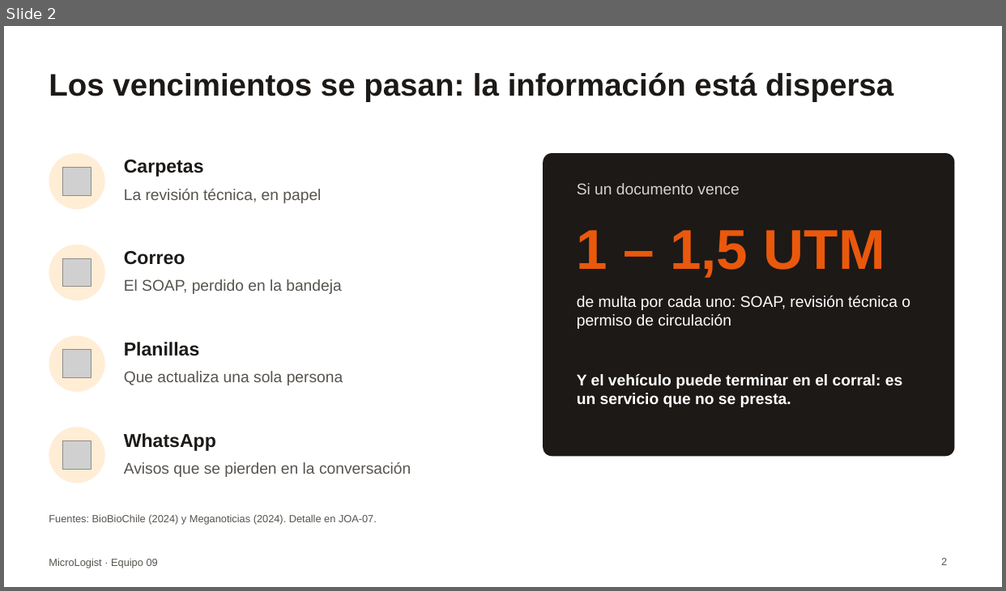
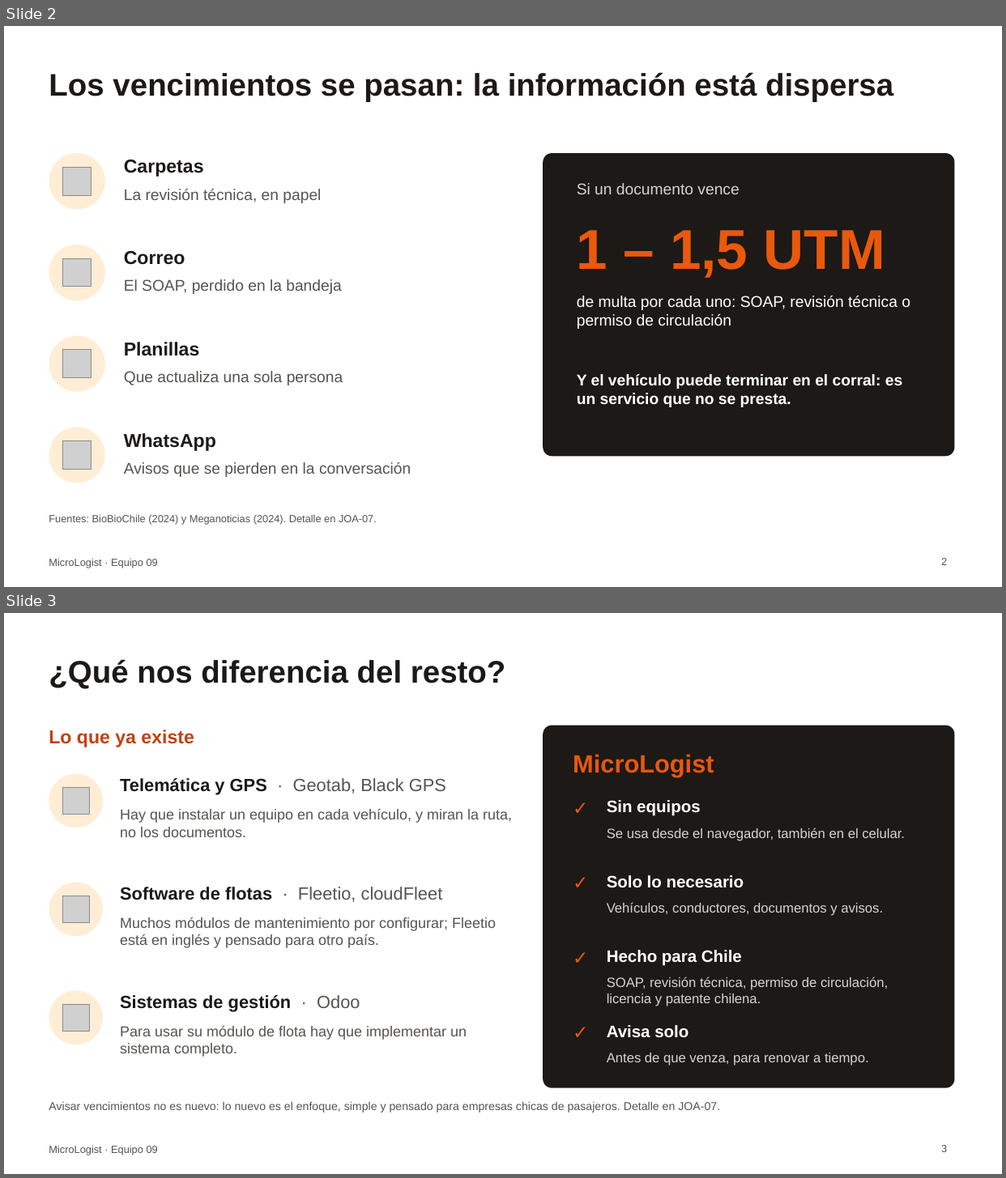
Before and after one commit to josemarcelovg/capstone-2026-002D-equipo09, a slide deck: Fase 2/Evidencias Grupales/Presentación Proyecto.pptx. Shown one above the other, each under a label of ours: slide 2 before the commit, slides 2 and 3 after it. The pictures are 1006x591 and 1006x1178 pixels, drawn with LibreOffice and Linux fonts; fonts in the diff are those of the drawing; grey boxes stand for pictures. Boxes give left, top, right and bottom in pixels: in the first picture for what was removed or moved away, otherwise in the second. Text is boxed around its words. In the diff, an @@ line names an element or a change of style, - is before the commit and + after.

Commit message:
Presentación y JOA-19: diapositiva «¿Qué nos diferencia del resto?» y tiempos ajustados

```diff
--- a/Fase 2/Evidencias Grupales/Presentación Proyecto.pptx
+++ b/Fase 2/Evidencias Grupales/Presentación Proyecto.pptx
@@ slide 3 added at (4, 613, 1002, 1174), background #FFFFFF; not listed: 1 template element that a slide beside it also shows @@
@@ title added at (49, 659, 506, 689), 30 pt, text #1C1917, bold @@
+¿Qué nos diferencia del resto?
@@ text added at (49, 730, 194, 747), 18 pt, text #C2410C, bold @@
+Lo que ya existe
@@ rounded rectangle added at (543, 726, 955, 1088), fill #1C1917 @@
@@ text added at (573, 754, 714, 777), 24 pt, text #EA580C, bold @@
+MicroLogist
@@ ellipse added at (49, 774, 103, 828), fill #FFEDD5 @@
@@ text added at (120, 778, 446, 795), 17 pt, text #57534E @@
+Telemática y GPS · Geotab, Black GPS
@@ picture added at (62, 787, 89, 815) @@
@@ text added at (573, 796, 603, 826), 18 pt, text #EA580C, bold @@
+✓
@@ text added at (607, 800, 700, 816), 16 pt, text #FFFFFF, bold @@
+Sin equipos
@@ text added at (120, 808, 512, 837), 14 pt, text #57534E @@
+Hay que instalar un equipo en cada vehículo, y miran la ruta, no los documentos.
@@ text added at (607, 828, 905, 841), 13 pt, text #D6D3D1 @@
+Se usa desde el navegador, también en el celular.
@@ text added at (573, 871, 603, 901), 18 pt, text #EA580C, bold @@
+✓
@@ text added at (607, 875, 744, 888), 16 pt, text #FFFFFF, bold @@
+Solo lo necesario
@@ ellipse added at (49, 883, 103, 936), fill #FFEDD5 @@
@@ picture added at (62, 896, 89, 923) @@
@@ text added at (120, 887, 443, 902), 17 pt, text #57534E @@
+Software de flotas · Fleetio, cloudFleet
@@ text added at (607, 902, 883, 916), 13 pt, text #D6D3D1 @@
+Vehículos, conductores, documentos y avisos.
@@ text added at (120, 917, 496, 948), 14 pt, text #57534E @@
+Muchos módulos de mantenimiento por configurar; Fleetio está en inglés y pensado para otro país.
@@ text added at (573, 946, 603, 976), 18 pt, text #EA580C, bold @@
+✓
@@ text added at (607, 950, 742, 966), 16 pt, text #FFFFFF, bold @@
+Hecho para Chile
@@ text added at (607, 977, 888, 1007), 13 pt, text #D6D3D1 @@
+SOAP, revisión técnica, permiso de circulación, licencia y patente chilena.
@@ ellipse added at (49, 991, 103, 1045), fill #FFEDD5 @@
@@ text added at (120, 995, 360, 1012), 17 pt, text #1C1917, bold @@
+Sistemas de gestión · Odoo
@@ picture added at (62, 1004, 89, 1032) @@
@@ text added at (120, 1025, 467, 1057), 14 pt, text #57534E @@
+Para usar su módulo de flota hay que implementar un sistema completo.
@@ text added at (573, 1021, 603, 1051), 18 pt, text #EA580C, bold @@
+✓
@@ text added at (607, 1025, 688, 1038), 16 pt, text #FFFFFF, bold @@
+Avisa solo
@@ text added at (607, 1053, 869, 1066), 13 pt, text #D6D3D1 @@
+Antes de que venza, para renovar a tiempo.
@@ text added at (49, 1102, 720, 1113), 11 pt, text #57534E @@
+Avisar vencimientos no es nuevo: lo nuevo es el enfoque, simple y pensado para empresas chicas de pasajeros. Detalle en JOA-07.
@@ page number added at (941, 1145, 947, 1152), 10 pt, text #57534E @@
+3
```
Also in this commit, not shown: 1 slide changed, 1 other file.
